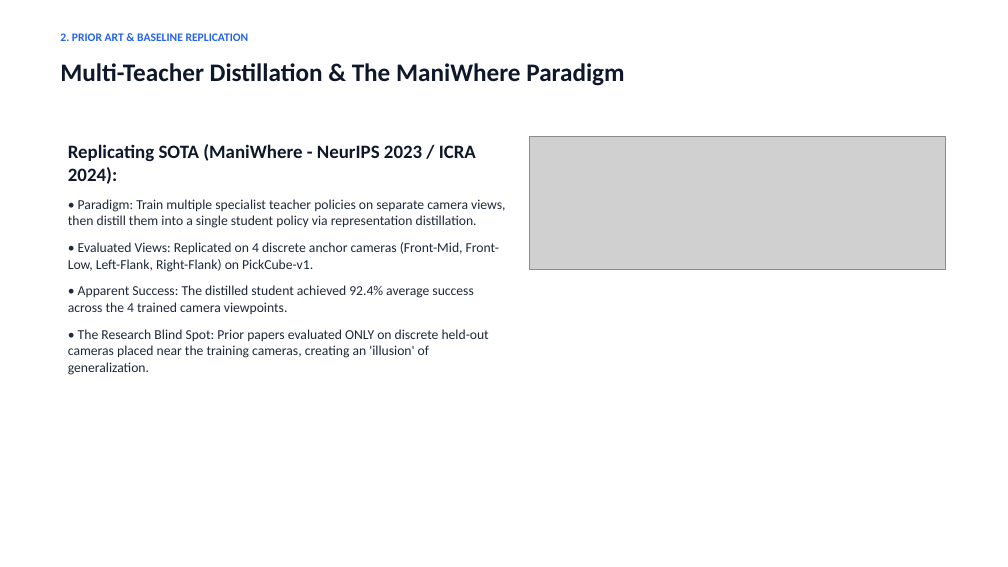
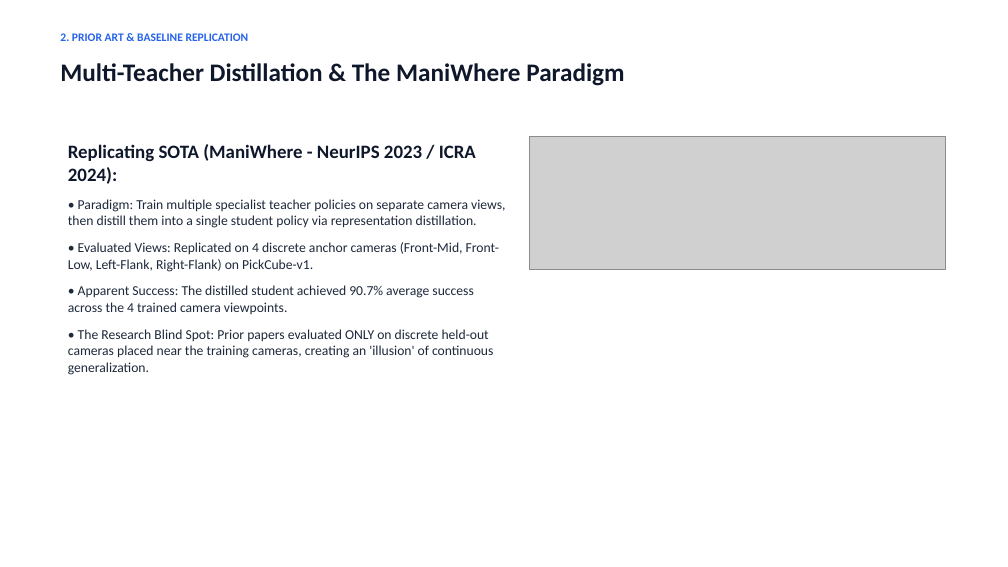
Before and after one commit to Durgesh-Shelke/Multi-viewpoint_Generalization, a slide deck: slide 3 of BTP_Final_Defense_Presentation.pptx. Drawn at 1008x567 pixels with LibreOffice and Linux fonts; fonts in the diff are those of the drawing; grey boxes stand for pictures. Boxes give left, top, right and bottom in pixels: in the first picture for what was removed or moved away, otherwise in the second. Text is boxed around its words. In the diff, an @@ line names an element or a change of style, - is before the commit and + after.

```diff
--- a/BTP_Final_Defense_Presentation.pptx
+++ b/BTP_Final_Defense_Presentation.pptx
@@ text at [68,285,493,375]: text changed @@
-• Apparent Success: The distilled student achieved 92.4% average success across the 4 trained camera viewpoints.
-• The Research Blind Spot: Prior papers evaluated ONLY on discrete held-out cameras placed near the training cameras, creating an 'illusion' of generalization.
+• Apparent Success: The distilled student achieved 90.7% average success across the 4 trained camera viewpoints.
+• The Research Blind Spot: Prior papers evaluated ONLY on discrete held-out cameras placed near the training cameras, creating an 'illusion' of continuous generalization.
```
Also in this commit, not shown: 13 other slides changed, 6 other files.
